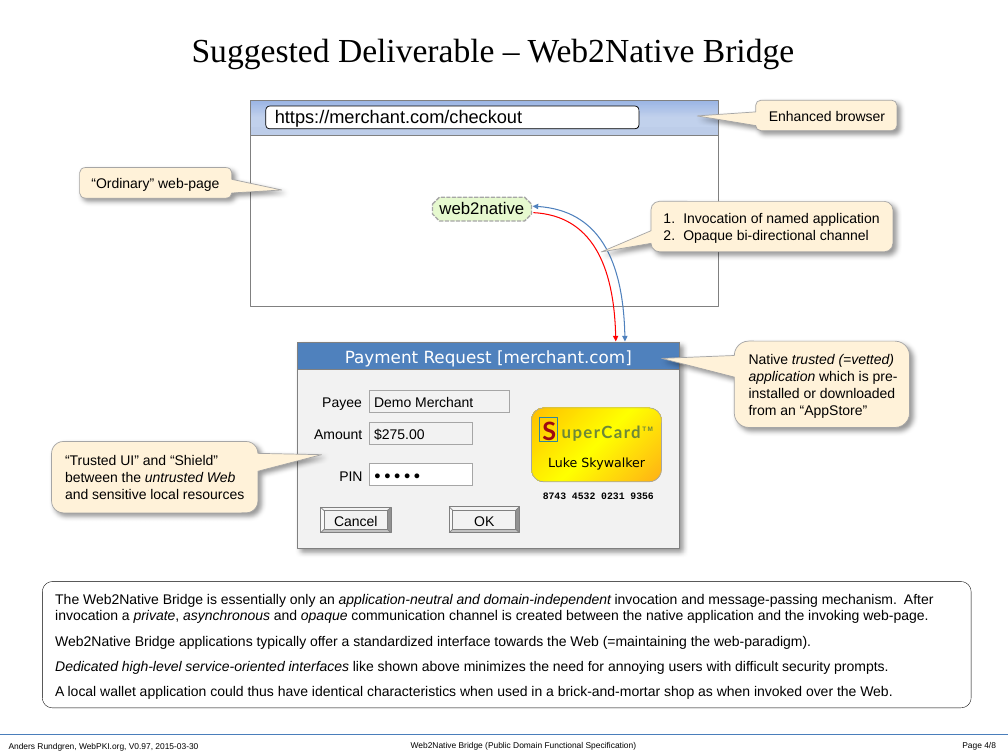
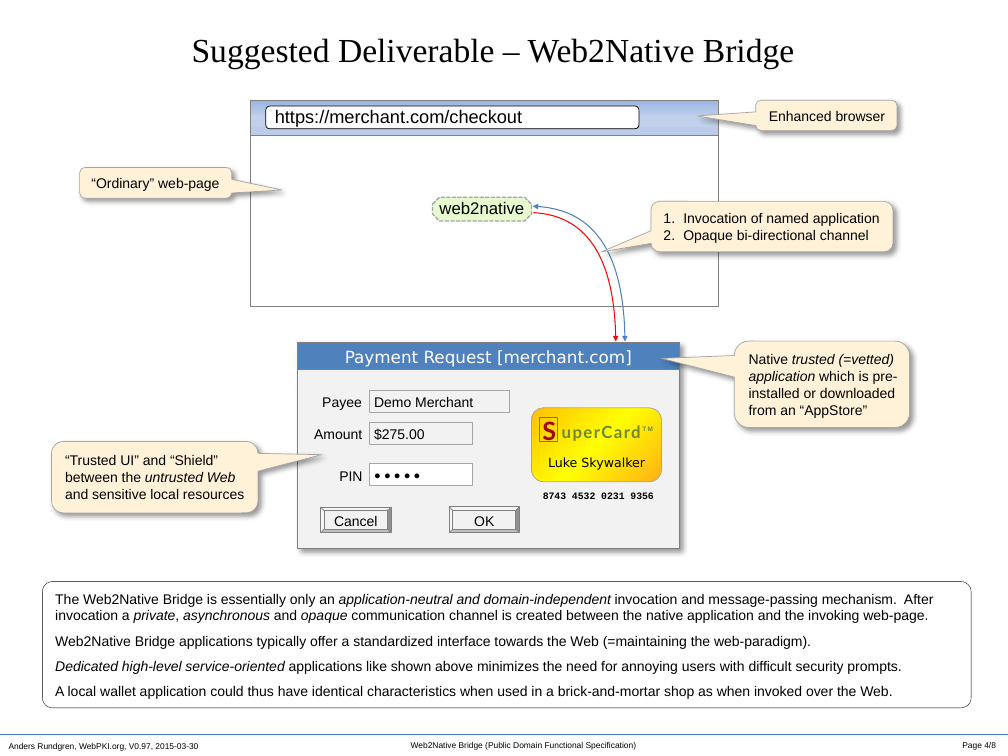
Before and after one commit to cyberphone/openkeystore.old, a slide deck: slide 4 of resources/docs/web2native-bridge.pptx. Drawn at 1008x756 pixels with LibreOffice and Linux fonts; fonts in the diff are those of the drawing. Boxes give left, top, right and bottom in pixels: in the first picture for what was removed or moved away, otherwise in the second. Text is boxed around its words. In the diff, an @@ line names an element or a change of style, - is before the commit and + after.

```diff
--- a/resources/docs/web2native-bridge.pptx
+++ b/resources/docs/web2native-bridge.pptx
@@ text in rounded rectangle at (55,661,901,674): text changed @@
-Dedicated high-level service-oriented interfaces like shown above minimizes the need for annoying users with difficult security prompts.
+Dedicated high-level service-oriented applications like shown above minimizes the need for annoying users with difficult security prompts.
```
Also in this commit, not shown: 1 other slide changed, 1 other file.
